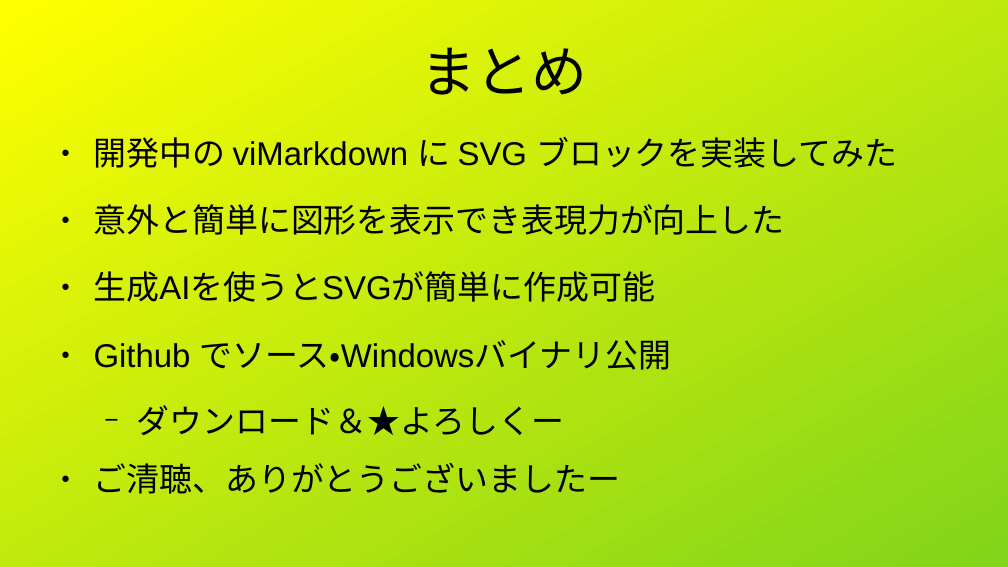
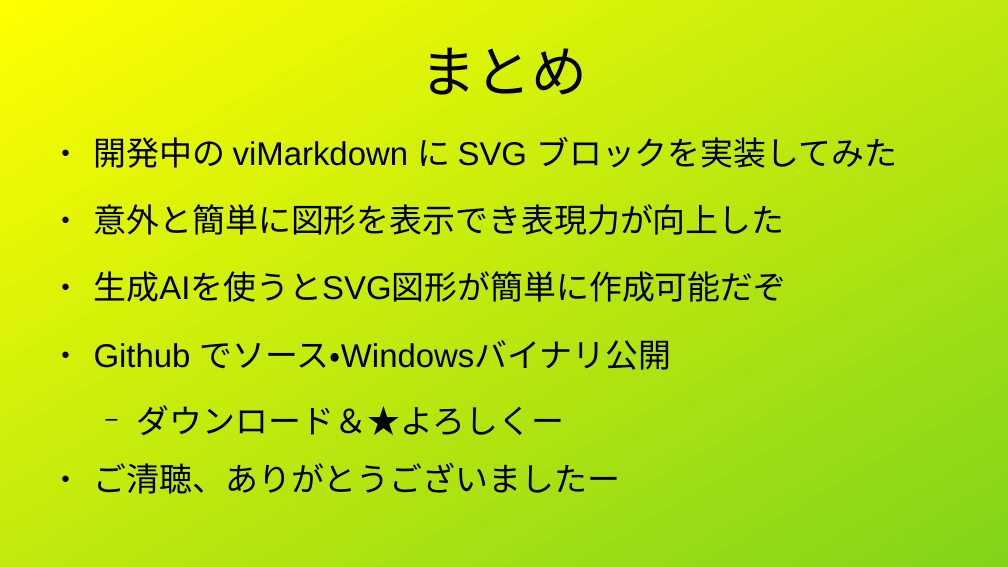
Before and after one commit to shigmas/viMarkdown, a slide deck: slide 8 of tech/ja/LT20260614/SVGブロックを実装してみた.odp. Drawn at 1008x567 pixels with LibreOffice and Linux fonts; fonts in the diff are those of the drawing. Boxes give left, top, right and bottom in pixels: in the first picture for what was removed or moved away, otherwise in the second. Text is boxed around its words. In the diff, an @@ line names an element or a change of style, - is before the commit and + after.

```diff
--- a/tech/ja/LT20260614/SVGブロックを実装してみた.odp
+++ b/tech/ja/LT20260614/SVGブロックを実装してみた.odp
@@ text at (x1=94, y1=271, x2=787, y2=302): text changed @@
-● 生成AIを使うとSVGが簡単に作成可能
+● 生成AIを使うとSVG図形が簡単に作成可能だぞ
```
Also in this commit, not shown: 5 other files.
